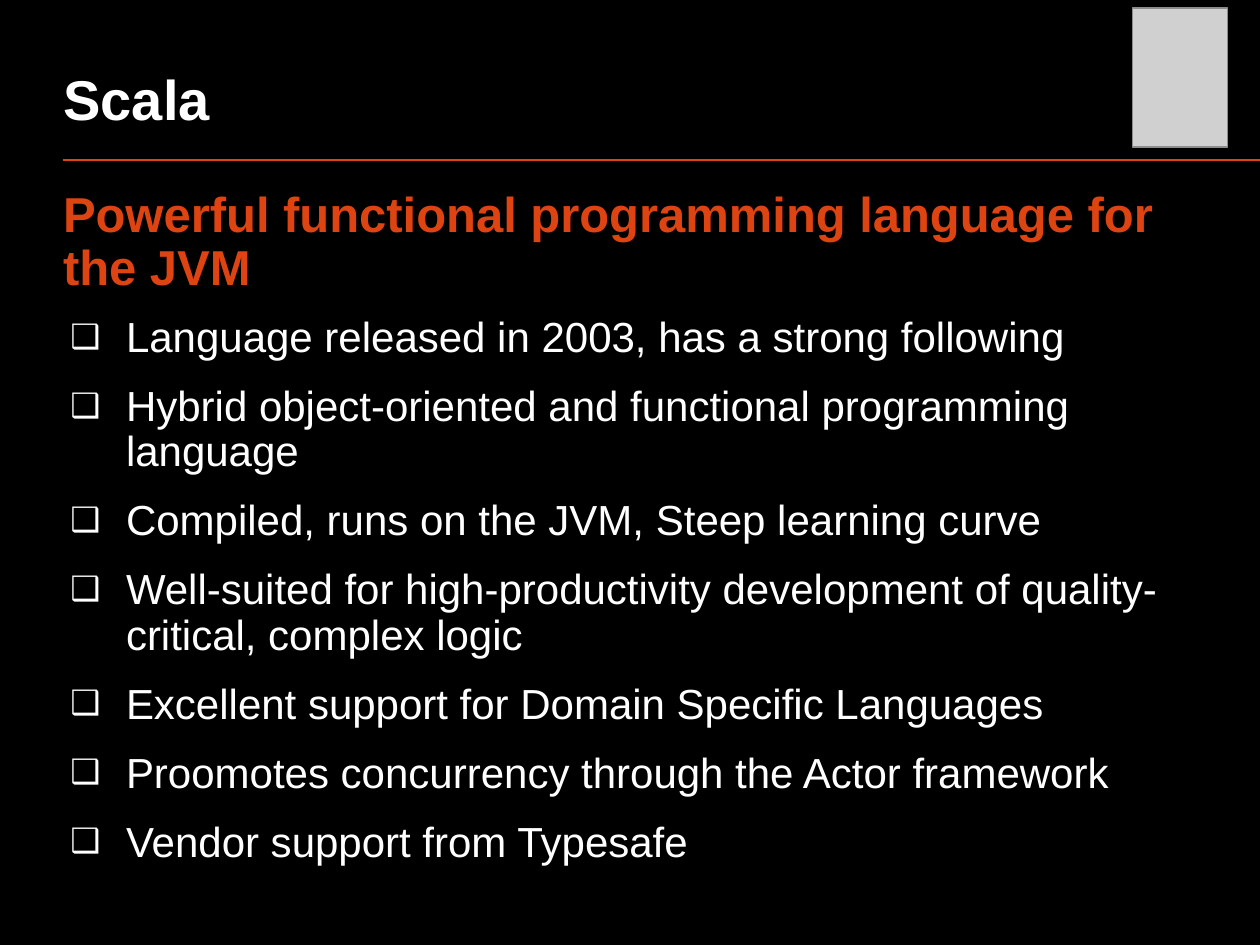
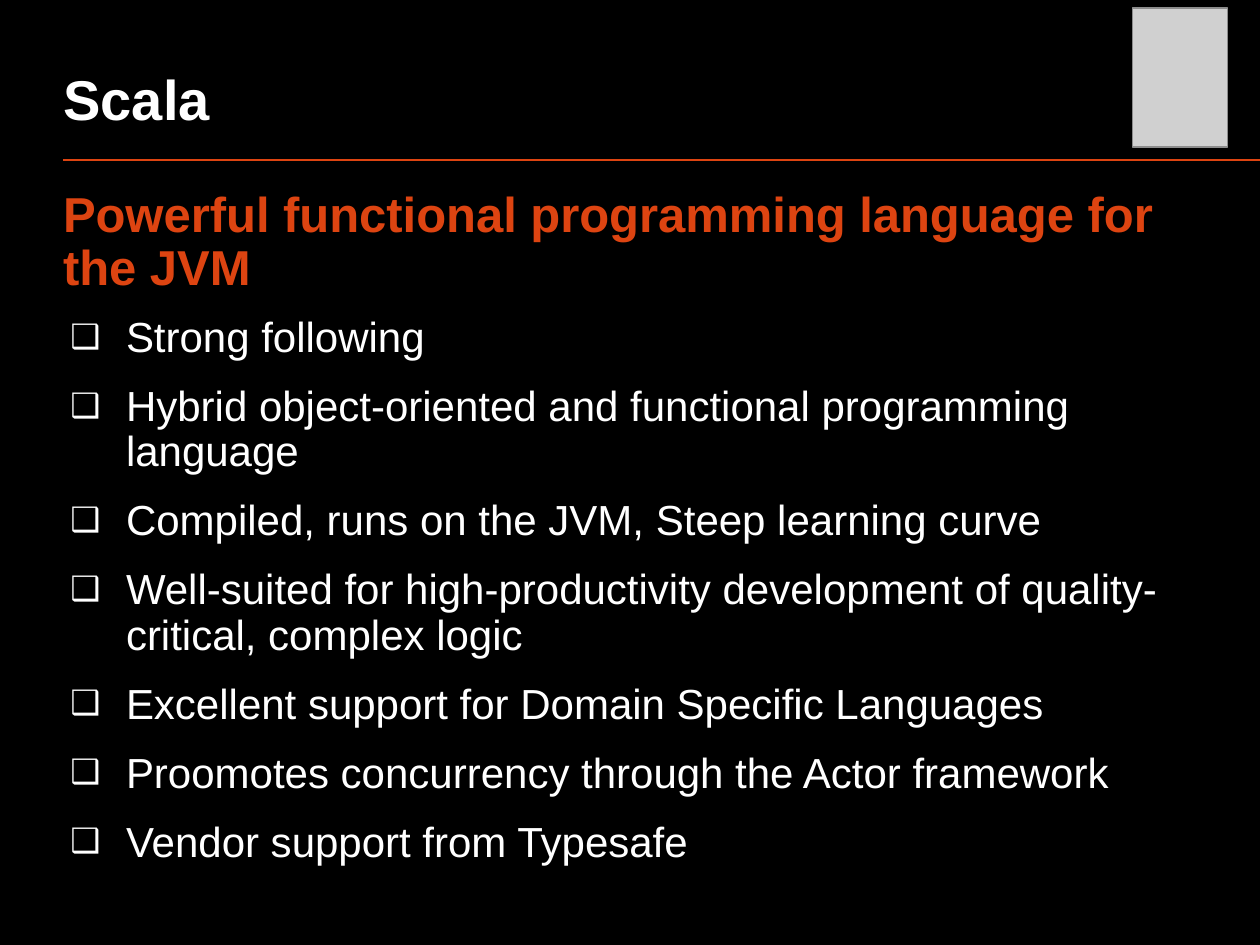
Before and after one commit to oscarrenalias/openslava-2013, a slide deck: slide 13 of Dynamic languages/OpenSlava 2013 - Dynamic languages.pptx (slide 12 before the commit). Drawn at 1260x945 pixels with LibreOffice and Linux fonts; fonts in the diff are those of the drawing; grey boxes stand for pictures. Boxes give left, top, right and bottom in pixels: in the first picture for what was removed or moved away, otherwise in the second. Text is boxed around its words. In the diff, an @@ line names an element or a change of style, - is before the commit and + after.

```diff
--- a/Dynamic languages/OpenSlava 2013 - Dynamic languages.pptx
+++ b/Dynamic languages/OpenSlava 2013 - Dynamic languages.pptx
@@ text at box(126, 321, 424, 361): text changed @@
-  ❑ Language released in 2003, has a strong following
+  ❑ Strong following
```
Also in this commit, not shown: 3 other slides changed, 2 slides added, 1 other file.
